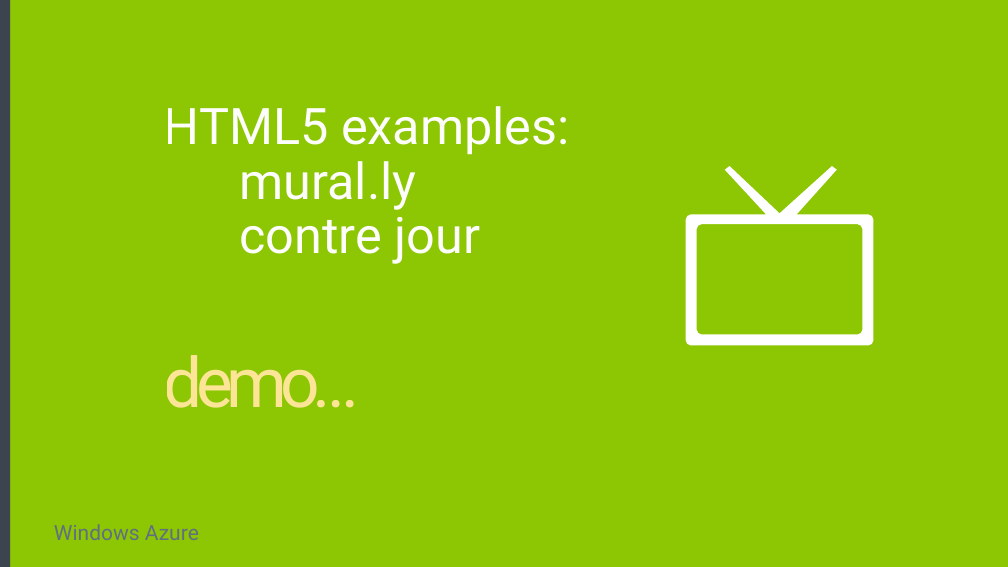
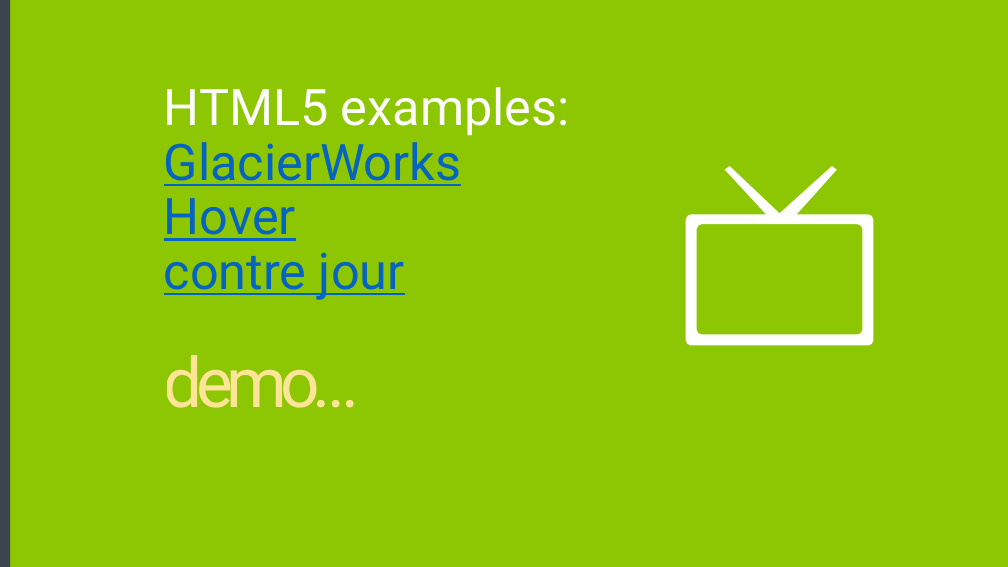
Before and after one commit to Microsoft-Web/DECK-Modern-Web-Front-Ends, a slide deck: slide 7 of 4-Modern-web-front-ends.pptx. Drawn at 1008x567 pixels with LibreOffice and Linux fonts; fonts in the diff are those of the drawing; background and template pictures are left out. Boxes give left, top, right and bottom in pixels: in the first picture for what was removed or moved away, otherwise in the second. Text is boxed around its words. In the diff, an @@ line names an element or a change of style, - is before the commit and + after.

```diff
--- a/4-Modern-web-front-ends.pptx
+++ b/4-Modern-web-front-ends.pptx
@@ title at [164,87,570,300]: text changed; text colour #FFFFFF at 98% opacity to #0563C1 @@
-HTML5 examples:
-mural.ly
-contre jour
+HTML5 examples:
+GlacierWorks
+Hover
+contre jour
@@ text removed at [54,524,199,540] @@
-Windows Azure
```
Also in this commit, not shown: 26 other slides changed, 6 slides added, 1 slide removed.
